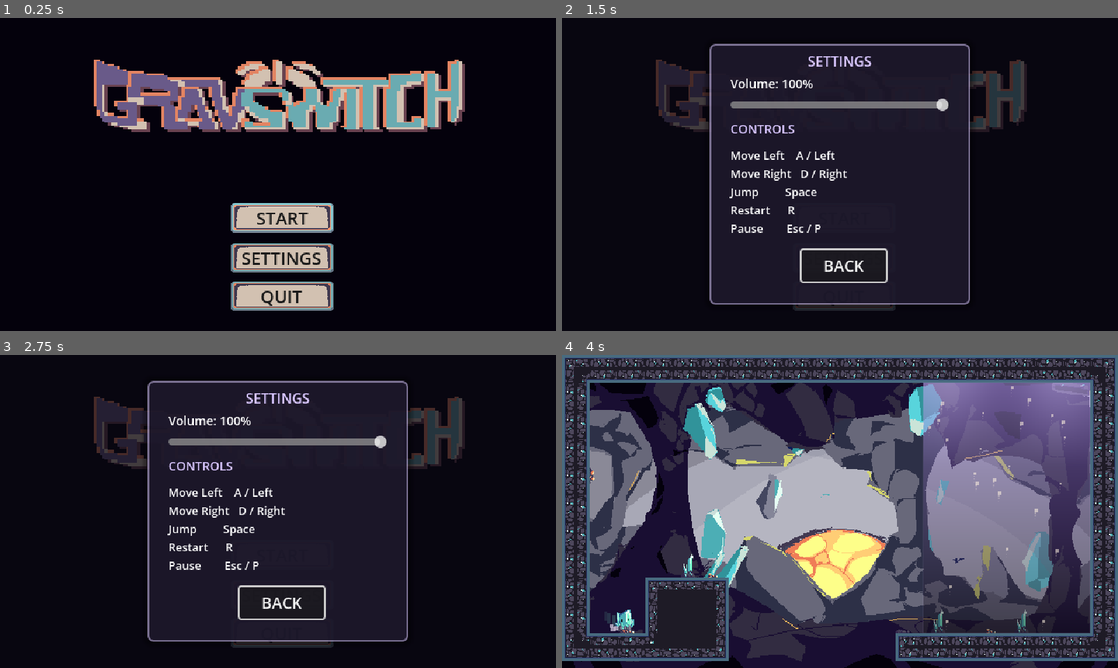
Above: before the commit, frames 1-4 (two rows, left to right).
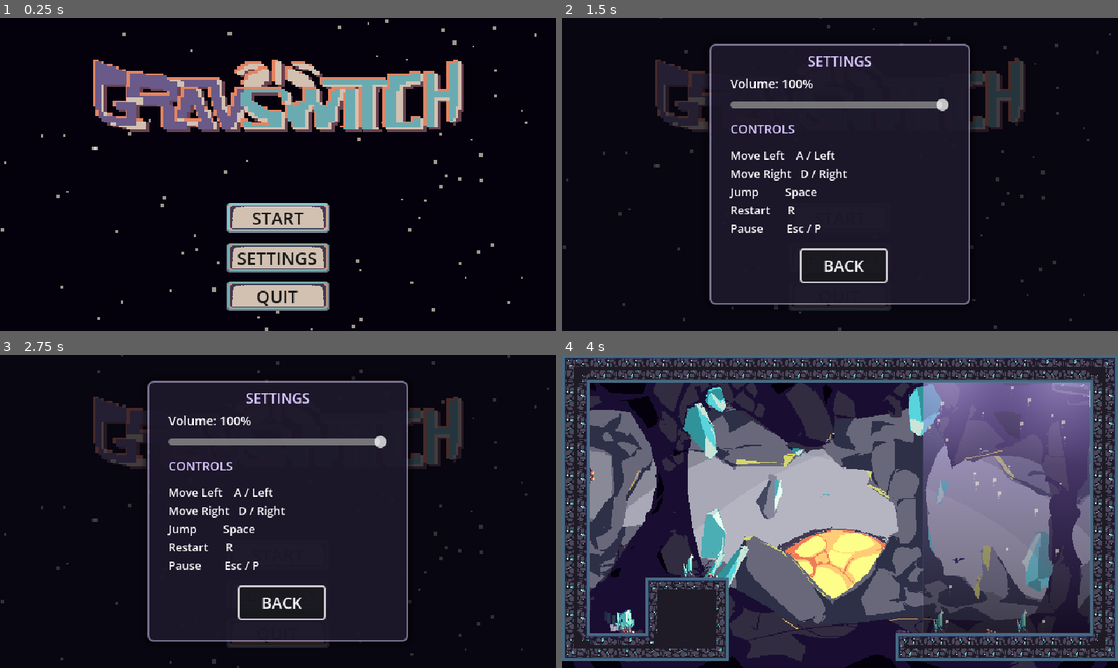
Above: after the commit, the same moments.

Repository: jmx2033/GRAVSWITCH
Game: Godot game, scene res://Scenes/mainmenu.tscn
The game is run twice, just before and just after one commit, with the same random seed, the same clock (stepped at 60 frames per second) and the same inputs.
Inputs (mouse positions are in pixels of both pictures, inside the frame that each line leads up to):
- Up to frame 1 (0.25 s): no input
- Up to frame 2 (1.5 s): click "SETTINGS" at 0.5 s; click "START" at 1.25 s
- Up to frame 3 (2.75 s): click "START" at 2 s
- Up to frame 4 (4 s): click "BACK" at 2.75 s; move the mouse to (962, 495) at 3.52 s; hold D (move_right) from 3.53 s (still down); tap Space (jump) at 3.77 s

The runs differ from the first frame. In frame 1, 3.6% of the frame differs, in the area x 0-97%, y 0-100%; in frame 2, 0.8%; in frame 3, 0.8%; in frame 4, nothing differs.

Commit message:
feat(ui): 主菜单方向晃动+S键塌陷+R复位 [P1-5]

Diff:
--- a/Scenes/mainmenu.tscn
+++ b/Scenes/mainmenu.tscn
@@ -56,9 +56,9 @@
 anchor_top = 0.5
 anchor_right = 0.5
 anchor_bottom = 0.5
-offset_left = -267.0
+offset_left = -268.5
 offset_top = -134.0
-offset_right = 270.0
+offset_right = 268.5
 offset_bottom = -47.0
 grow_horizontal = 2
 grow_vertical = 2
@@ -72,9 +72,9 @@
 anchor_top = 0.5
 anchor_right = 0.5
 anchor_bottom = 0.522
-offset_left = -55.0
+offset_left = -60.0
 offset_top = 32.0
-offset_right = 65.0
+offset_right = 60.0
 offset_bottom = 60.08
 grow_horizontal = 2
 grow_vertical = 2
@@ -99,9 +99,9 @@
 anchor_top = 0.5
 anchor_right = 0.5
 anchor_bottom = 0.5
-offset_left = -66.0
+offset_left = -70.0
 offset_top = -17.0
-offset_right = 74.0
+offset_right = 70.0
 offset_bottom = 19.0
 grow_horizontal = 2
 grow_vertical = 2
@@ -125,9 +125,9 @@
 anchor_top = 0.5
 anchor_right = 0.5
 anchor_bottom = 0.5
-offset_left = -55.0
+offset_left = -60.0
 offset_top = 78.0
-offset_right = 65.0
+offset_right = 60.0
 offset_bottom = 114.0
 grow_horizontal = 2
 grow_vertical = 2
@@ -151,9 +151,9 @@
 anchor_top = 0.5
 anchor_right = 0.5
 anchor_bottom = 0.5
-offset_left = -55.0
+offset_left = -60.0
 offset_top = 122.0
-offset_right = 65.0
+offset_right = 60.0
 offset_bottom = 158.0
 grow_horizontal = 2
 grow_vertical = 2
--- a/Scripts/main_menu.gd
+++ b/Scripts/main_menu.gd
@@ -15,6 +15,9 @@
 ## UI 音效挂载器（按钮悬停/按下）；同一份逻辑也给暂停菜单等其它面板复用。
 const UI_SFX_SCRIPT := preload("res://Scripts/ui/ui_sfx.gd")
 
+## 主菜单重力场效果（背景石粒 + 方向键切换重力）。
+const MENU_GRAVITY_FX := preload("res://Scripts/ui/menu_gravity_fx.gd")
+
 @onready var _btn_play: Button = $ButtonPlay
 @onready var _btn_challenge: Button = $ButtonChallenge
 @onready var _btn_settings: Button = $ButtonSettings
@@ -26,6 +29,8 @@
 var _challenge_panel: Control = null
 # UI 音效挂载器。
 var _ui_sfx: Node = null
+# 重力场效果（背景石粒）。
+var _gravity_fx: Node2D = null
 
 
 func _ready() -> void:
@@ -52,6 +57,15 @@
 	_ui_sfx = UI_SFX_SCRIPT.new()
 	add_child(_ui_sfx)
 	_ui_sfx.attach_to(self)
+
+	# 重力场效果：背景石粒 + 方向键让整体"倒"向一侧。
+	# 必须在其它 UI 都就位后再挂，这样它才能收集到所有需要跟着倒的元素。
+	_gravity_fx = MENU_GRAVITY_FX.new()
+	add_child(_gravity_fx)
+	# 石粒要画在所有 UI 之下，但节点是在 UI 之后 add 的，所以显式压低层级。
+	_gravity_fx.z_index = -50
+	# 等一帧再收集：此时所有 UI 子节点（含刚加的设置面板）都已就位
+	_gravity_fx.call_deferred("_collect_ui")
 
 	_btn_play.grab_focus()
 
--- /dev/null
+++ b/Scripts/ui/menu_gravity_fx.gd
@@ -0,0 +1,259 @@
+extends Node2D
+
+## 主菜单重力场效果：背景石粒 + 方向键晃动 / 按 S 塌陷 / 按 R 复位。
+##
+## ## 玩法（三件事，互不冲突）
+## - **`←` `→` `↑`**：整屏 UI 被甩向该方向，轻微偏移（7px），手感反馈
+## - **`↓`（S）**：塌陷一档，按满 10 次后所有 UI 落到地板并散开
+## - **`R`**：全部复位，可以重新玩
+##
+## 晃动与塌陷是**两层独立效果**，可以叠加（一边晃一边塌）。
+##
+## ## 为什么这里可以有背景动态（对 docs/11 的例外）
+##
+## `docs/11` 规定「除了磁场里的石粒，什么都不许动」，理由是
+## **满屏都在动，玩家就分不清哪个动的东西在告诉他方向**——那条针对的是**游戏进行中**。
+##
+## 主菜单里没有玩法、玩家不需要判断重力方向，这个理由不成立。
+##
+## ## 实现要点
+## - 石粒：纯代码 draw_rect，**复用重力区那套视觉语言**（小方块、沿重力漂移、出界回绕）
+## - 位置统一由 `_apply_layout()` 算：`原始位置 + 塌陷位移×进度 + 晃动偏移`
+## - 用 Tween 做平滑过渡；塌陷每步带随机横向抖动，读起来像"塌"而不是"平移"
+## - 层级：石粒在最底层（z_index 负值），不挡按钮
+
+## 石粒数量。90 颗才够看出流动方向。
+const STONE_COUNT := 90
+## 石粒尺寸范围（像素）。
+const STONE_SIZE_MIN := 2.0
+const STONE_SIZE_MAX := 5.0
+## 石粒基础漂移速度（px/s）。
+const STONE_SPEED := 16.0
+## 塌陷时石粒额外加速（px/s），让下落感更强。
+const STONE_FALL_ACCEL := 70.0
+## 石粒颜色，与游戏内一致。
+const STONE_COLOR := Color("#FFF2E0")
+## 石粒透明度。
+const STONE_ALPHA := 0.62
+## 屏幕范围（逻辑像素）。
+const SCREEN := Vector2(640, 360)
+
+## 总共塌几次就全部落地。
+const COLLAPSE_STEPS := 10
+## 每塌一次的过渡时间（秒）。
+const STEP_TIME := 0.16
+## 复位（按 R 扶回原位）的过渡时间（秒）。比塌陷慢一点，读起来像"被拎回去"。
+const RESET_TIME := 0.35
+## 每塌一次的随机横向抖动幅度（像素）。
+const STEP_JITTER := 3.0
+
+## 按方向键时，整屏 UI 被"甩"向该方向的位移（像素）。
+## 与塌陷是**两层独立效果**：晃动管左右上，塌陷管向下，可以叠加。
+const UI_SWING := 7.0
+## 晃动过渡时间（秒）。
+const SWING_TIME := 0.28
+
+## 塌完之后每个元素的散落位置：`Vector2(横向偏移, 底边距屏幕底部的高度)`。
+##
+## **为什么不用纯随机**：随机的话每次塌完都不一样，看起来像 bug；
+## 用固定表能保证"塌成什么样子"是设计好的，而且能确保彼此不重叠。
+##
+## 排序要求：**表里的纵向顺序必须和各元素的原始位置一致**
+## （Title 最上、Quit 最下）。否则某个元素的目标位置会高于它原位，
+## 被「不许往上跳」的判断拦在原地，看起来就没塌。
+## 落差统一 40px（> 按钮高 36px），保证互不重叠。
+const SCATTER := {
+	"Title": Vector2(-30.0, 172.0),
+	"ButtonChallenge": Vector2(-18.0, 132.0),
+	"ButtonPlay": Vector2(24.0, 92.0),
+	"ButtonSettings": Vector2(30.0, 52.0),
+	"ButtonQuit": Vector2(-24.0, 12.0),
+}
+## 表里没登记的元素：底边贴屏幕底，横移 0。
+const SCATTER_DEFAULT := Vector2(0.0, 4.0)
+
+## 每颗石粒：{pos: Vector2, size: float}
+var _stones: Array[Dictionary] = []
+## 当前重力方向（石粒朝这边落），塌陷时固定朝下。
+var _dir: Vector2 = Vector2.DOWN
+## 当前塌陷步数（0..COLLAPSE_STEPS）。
+var _step: int = 0
+## 已塌陷的插值进度（0..1），驱动石粒加速。
+var _sink_ratio: float = 0.0
+## 当前方向偏移（按左右上触发）。与塌陷叠加：先按塌陷进度插值，再加上这个偏移。
+var _swing: Vector2 = Vector2.ZERO
+
+## 正在跑的布局动画。
+## **必须只保留一个**：连按方向键/S 会不断创建新 Tween，
+## 若放任旧 Tween 继续跑，多个动画同时写同一个 position，会互相打架、
+## 最后停在谁都不对的位置（实测复位后残留 6px 偏差）。
+var _layout_tween: Tween = null
+
+## 每个 UI 元素：{node, from: Vector2, to: Vector2}
+var _ui_moves: Array[Dictionary] = []
+
+
+func _ready() -> void:
+	# 石粒画在最底层
+	z_index = -50
+	_spawn_stones()
+	_collect_ui()
+
+
+## 生成初始石粒，位置随机铺满整屏。
+func _spawn_stones() -> void:
+	_stones.clear()
+	for _i in STONE_COUNT:
+		_stones.append({
+			"pos": Vector2(randf() * SCREEN.x, randf() * SCREEN.y),
+			"size": randf_range(STONE_SIZE_MIN, STONE_SIZE_MAX),
+		})
+
+
+## 收集需要跟着塌的 UI 元素，并算好它们各自的"落地目标"。
+## 可重复调用：会先清空再重收，避免重复加入同一元素。
+##
+## 目标位置来自 `SCATTER` 表：每个元素有自己的高度与横向偏移，
+## 所以塌完是**散落**成一片，而不是全部叠在屏幕底部同一处。
+func _collect_ui() -> void:
+	_ui_moves.clear()
+	var root := get_parent()
+	if root == null:
+		return
+	for child in root.get_children():
+		if not (child is Control):
+			continue
+		if not (child is Button or child is TextureRect):
+			continue
+		var c := child as Control
+		var from := c.position
+		# 查表拿散落位置：x 是横向偏移，y 是底边距屏幕底部的高度
+		var spec: Vector2 = SCATTER.get(c.name, SCATTER_DEFAULT)
+		var to := Vector2(
+			from.x + spec.x,
+			SCREEN.y - spec.y - c.size.y
+		)
+		# 已经在下面的元素不要往上跳
+		if to.y < from.y:
+			to.y = from.y
+		_ui_moves.append({"node": c, "from": from, "to": to})
+
+
+func _process(delta: float) -> void:
+	# 石粒基础漂移
+	var step: Vector2 = _dir * STONE_SPEED * delta
+	# 塌得越多，下落越快
+	step.y += STONE_FALL_ACCEL * _sink_ratio * delta
+
+	for s in _stones:
+		var p: Vector2 = s["pos"] + step
+		var size: float = s["size"]
+		if p.x < -size:
+			p.x = SCREEN.x + size
+		elif p.x > SCREEN.x + size:
+			p.x = -size
+		if p.y < -size:
+			p.y = SCREEN.y + size
+		elif p.y > SCREEN.y + size:
+			p.y = -size
+		s["pos"] = p
+
+	queue_redraw()
+
+
+## 画石粒：与游戏内重力区同一套视觉。
+func _draw() -> void:
+	for s in _stones:
+		var size: float = s["size"]
+		var c := STONE_COLOR
+		c.a = STONE_ALPHA
+		draw_rect(Rect2(s["pos"] - Vector2(size, size) * 0.5, Vector2(size, size)), c)
+
+
+## 输入处理：四个方向键各管一件事。
+##
+## - `←` `→` `↑`：整屏 UI 被甩向该方向（轻微偏移），只是手感反馈
+## - `↓`（S）：塌陷一档，按满 COLLAPSE_STEPS 次全部落到地板
+## - `R`：全部复位
+##
+## 晃动与塌陷是**两层叠加**的：晃动是 ±7px 的瞬时偏移，塌陷是累积的位移，
+## 两者互不干扰，所以可以一边晃一边塌。
+func _unhandled_input(event: InputEvent) -> void:
+	if event.is_action_pressed("restart"):
+		get_viewport().set_input_as_handled()
+		if _step > 0 or _swing != Vector2.ZERO:
+			_reset()
+		return
+
+	# 方向晃动（左/右/上）
+	if event.is_action_pressed("move_left"):
+		get_viewport().set_input_as_handled()
+		_swing_to(Vector2.LEFT)
+		return
+	if event.is_action_pressed("move_right"):
+		get_viewport().set_input_as_handled()
+		_swing_to(Vector2.RIGHT)
+		return
+	if event.is_action_pressed("move_up"):
+		get_viewport().set_input_as_handled()
+		_swing_to(Vector2.UP)
+		return
+
+	# 向下（S）：塌陷
+	if not event.is_action_pressed("move_down"):
+		return
+	get_viewport().set_input_as_handled()
+	if _step >= COLLAPSE_STEPS:
+		return
+	_step += 1
+	_sink_ratio = float(_step) / float(COLLAPSE_STEPS)
+	_collapse()
+
+
+## 整屏朝指定方向轻轻一晃。
+func _swing_to(dir: Vector2) -> void:
+	_swing = dir * UI_SWING
+	_apply_layout(SWING_TIME, false)
+
+
+## 复位：晃动清空、塌陷归零，所有元素回原位。
+func _reset() -> void:
+	_step = 0
+	_sink_ratio = 0.0
+	_swing = Vector2.ZERO
+	_apply_layout(RESET_TIME, false)
+
+
+## 塌陷一档：按总进度插值，并加一点横向抖动。
+func _collapse() -> void:
+	_apply_layout(STEP_TIME, true)
+
+
+## 统一摆放所有 UI 元素。
+##
+## 位置 = 原始位置 + 塌陷位移 × 进度 + 晃动偏移
+## 这样两层效果互不覆盖，可以同时存在。
+##
+## jitter 为 true 时给每步加随机横向抖动，读起来像"塌"而不是"平移"。
+func _apply_layout(duration: float, jitter: bool) -> void:
+	# 先干掉上一个动画：否则多个 Tween 同时写 position 会互相覆盖，
+	# 最后停在错误位置。新动画会从「当前位置」平滑走向新目标，所以不会有跳变。
+	if _layout_tween != null and _layout_tween.is_valid():
+		_layout_tween.kill()
+
+	_layout_tween = create_tween()
+	_layout_tween.set_parallel(true)
+	_layout_tween.set_trans(Tween.TRANS_QUAD)
+	# 塌陷用 EASE_IN（越塌越快），晃动和复位用 EASE_OUT（一触即达再缓下来）
+	_layout_tween.set_ease(Tween.EASE_IN if jitter else Tween.EASE_OUT)
+
+	for m in _ui_moves:
+		var node: Control = m["node"]
+		if not is_instance_valid(node):
+			continue
+		var from: Vector2 = m["from"]
+		var to: Vector2 = m["to"]
+		var target := from.lerp(to, _sink_ratio) + _swing
+		if jitter:
+			target.x += randf_range(-STEP_JITTER, STEP_JITTER)
+		_layout_tween.tween_property(node, "position", target, duration)
Not shown, added: Scripts/ui/menu_gravity_fx.gd.uid
